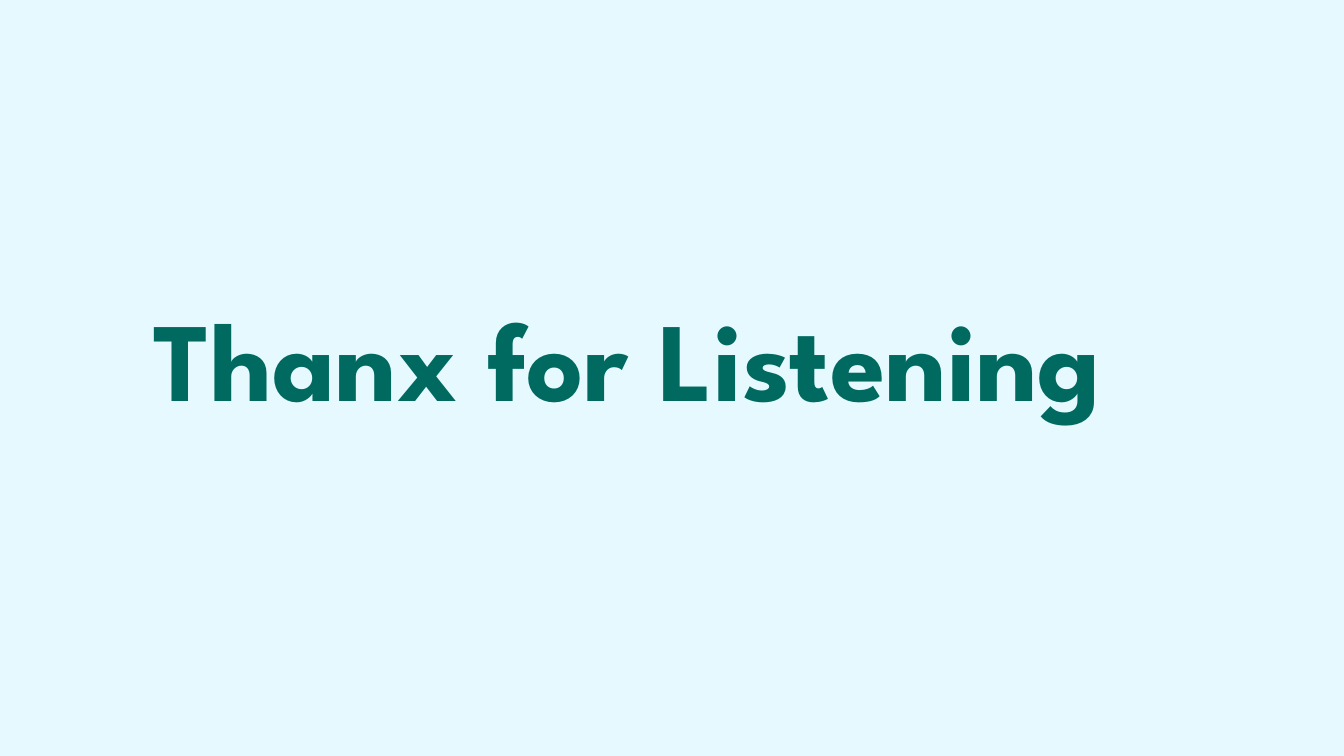
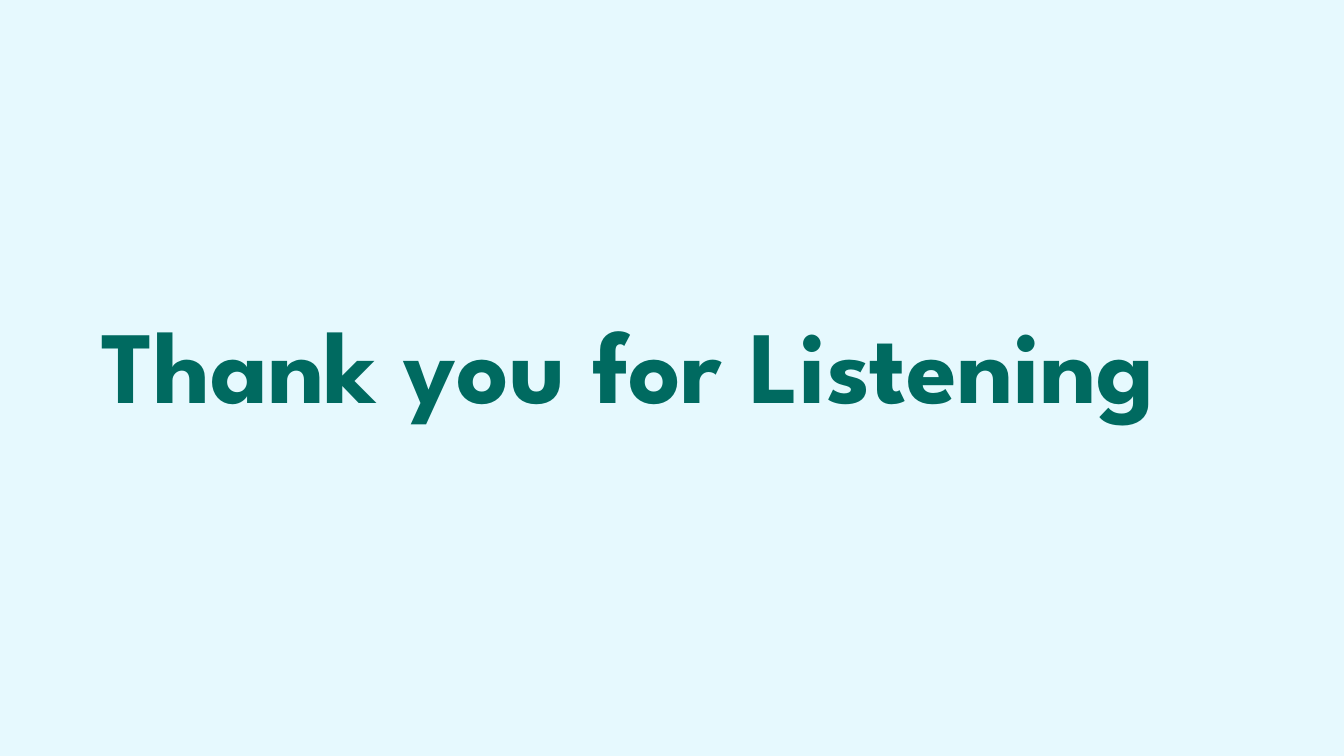
Before and after one commit to sharif-smj/Telecom-engineering-final-year-project, a slide deck: slide 25 of GSM Signal Denoising and Modulation Classification for Rural Uganda.pptx (slide 24 before the commit). Drawn at 1344x756 pixels with LibreOffice and Linux fonts; fonts in the diff are those of the drawing. Boxes give left, top, right and bottom in pixels: in the first picture for what was removed or moved away, otherwise in the second. Text is boxed around its words. In the diff, an @@ line names an element or a change of style, - is before the commit and + after.

```diff
--- a/GSM Signal Denoising and Modulation Classification for Rural Uganda.pptx
+++ b/GSM Signal Denoising and Modulation Classification for Rural Uganda.pptx
@@ text at <box>101,331,1154,426</box>: text changed; size 96 to 88 pt @@
-Thanx for Listening
+Thank you for Listening
```
Also in this commit, not shown: 14 other slides changed, 1 slide added, 2 other files.
